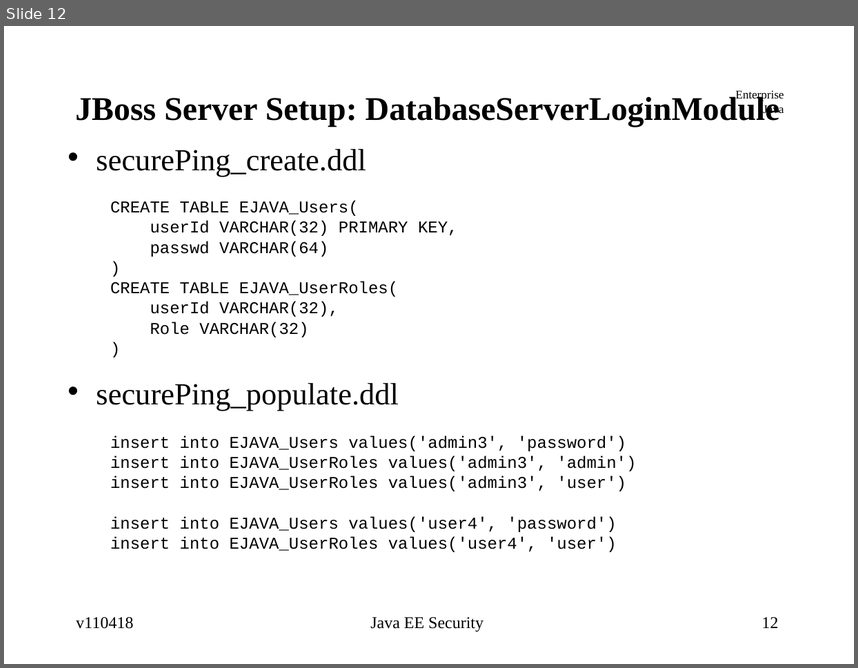
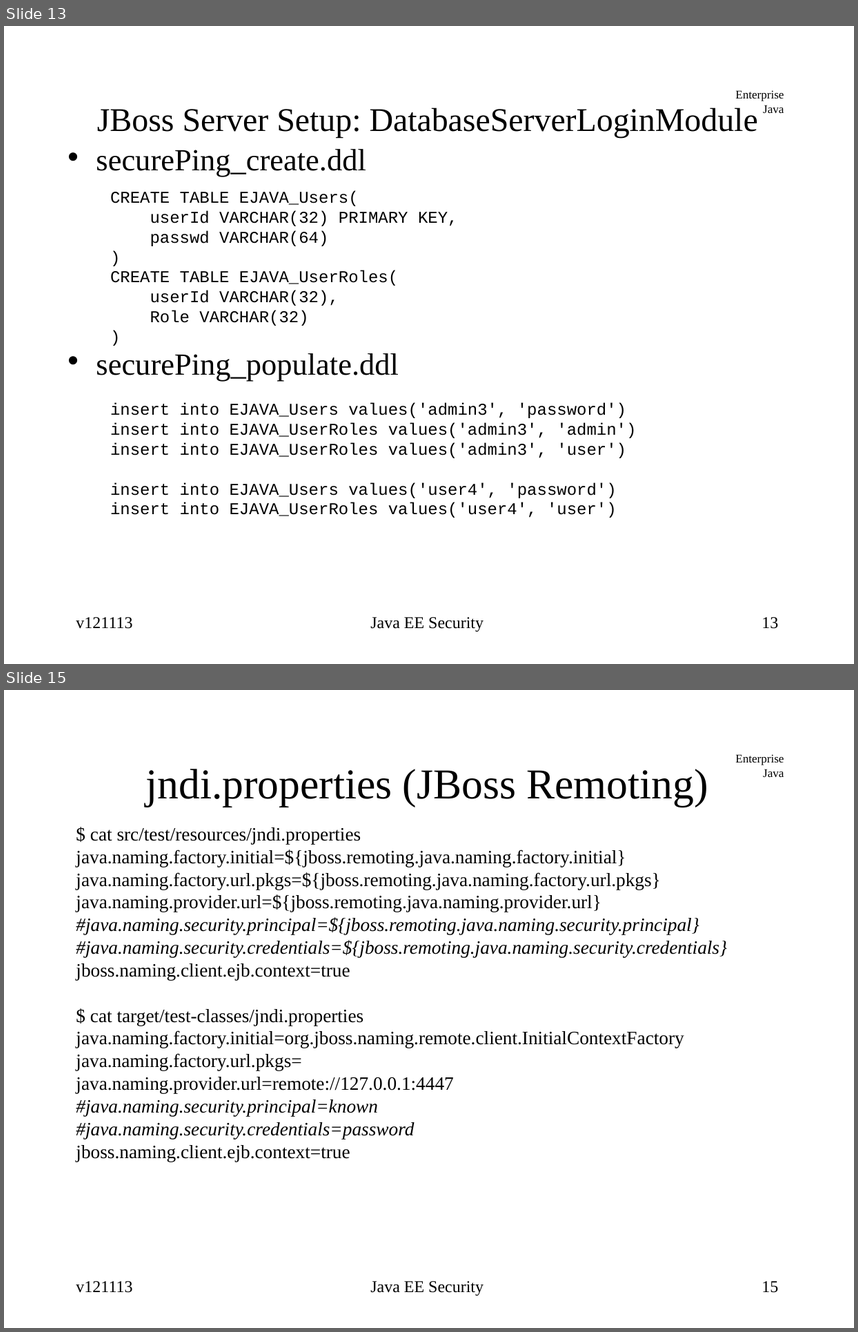
Before and after one commit to jcstaff/ejava-javaee, a slide deck: securePing/src/site/resources/lectures/javaeeSecurity.ppt. Shown one above the other, each under a label of ours: slide 12 before the commit, slides 13 and 15 after it; the slides between them are not shown. The pictures are 858x668 and 858x1332 pixels, drawn with LibreOffice and Linux fonts; fonts in the diff are those of the drawing. Boxes give left, top, right and bottom in pixels: in the first picture for what was removed or moved away, otherwise in the second. Text is boxed around its words. In the diff, an @@ line names an element or a change of style, - is before the commit and + after.

Commit message:
updated security PPT to jboss7

```diff
--- a/securePing/src/site/resources/lectures/javaeeSecurity.ppt
+++ b/securePing/src/site/resources/lectures/javaeeSecurity.ppt
@@ slide 15 added at (x1=4, y1=690, x2=854, y2=1328), background #FFFFFF; not listed: 1 template element that a slide beside it also shows @@
@@ title added at (x1=145, y1=769, x2=708, y2=807), 36 pt, text #000000 @@
+jndi.properties (JBoss Remoting)
@@ text added at (x1=76, y1=827, x2=727, y2=1161), 16 pt, text #000000 @@
+$ cat src/test/resources/jndi.properties
+java.naming.factory.initial=${jboss.remoting.java.naming.factory.initial}
+java.naming.factory.url.pkgs=${jboss.remoting.java.naming.factory.url.pkgs}
+java.naming.provider.url=${jboss.remoting.java.naming.provider.url}
+#java.naming.security.principal=${jboss.remoting.java.naming.security.principal}
+#java.naming.security.credentials=${jboss.remoting.java.naming.security.credentials}
+jboss.naming.client.ejb.context=true
+$ cat target/test-classes/jndi.properties
+java.naming.factory.initial=org.jboss.naming.remote.client.InitialContextFactory
+java.naming.factory.url.pkgs=
+java.naming.provider.url=remote://127.0.0.1:4447
+#java.naming.security.principal=known
+#java.naming.security.credentials=password
+jboss.naming.client.ejb.context=true
@@ text added at (x1=76, y1=1281, x2=132, y2=1292), 14 pt, text #000000 @@
+v121113
@@ text added at (x1=370, y1=1281, x2=484, y2=1295), 14 pt, text #000000 @@
+Java EE Security
@@ page number added at (x1=762, y1=1281, x2=778, y2=1292), 14 pt, text #000000 @@
+15
@@ what was slide 12 is now slide 13 @@
@@ slide 13 changed as well @@
@@ title "JBoss Server Setup: DatabaseServerLoginModule" at (x1=97, y1=107, x2=758, y2=138): bold off; line spacing 0.19 to 1 @@
@@ text "securePing_create.ddl" at (x1=96, y1=149, x2=636, y2=517): less space between paragraphs; line spacing 0.6 to 1 @@
@@ text at (x1=76, y1=617, x2=132, y2=628): text changed @@
-v110418
+v121113
@@ page number at (x1=762, y1=617, x2=778, y2=628): text changed @@
-12
+13
```
Also in this commit, not shown: 32 other slides changed, 5 other slides added, 14 slides removed.
